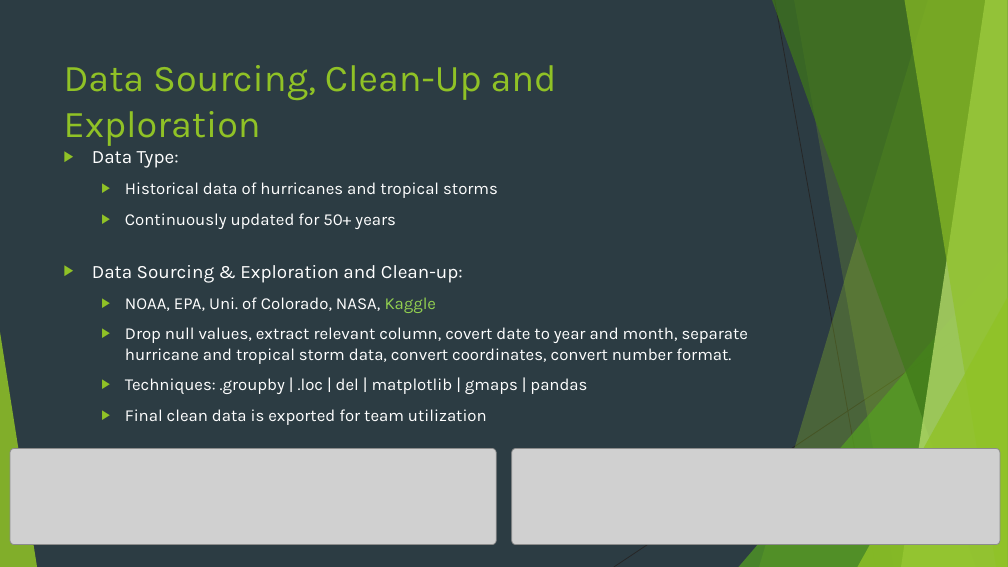
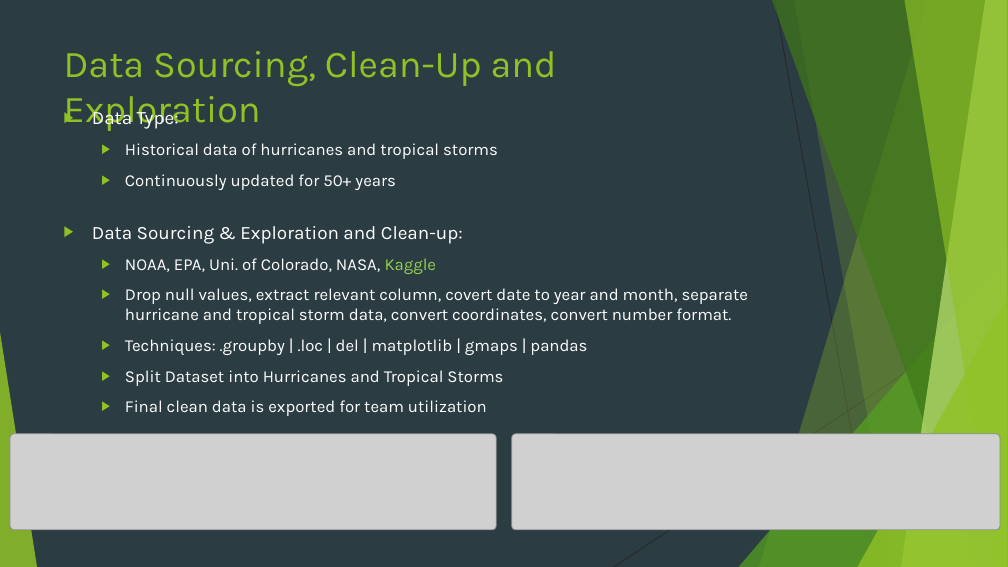
Before and after one commit to henryle-n/Hurricane-History-Analysis, a slide deck: slide 4 of Team_4_Proj_1.pptx. Drawn at 1008x567 pixels with LibreOffice and Linux fonts; fonts in the diff are those of the drawing; grey boxes stand for pictures. Boxes give left, top, right and bottom in pixels: in the first picture for what was removed or moved away, otherwise in the second. Text is boxed around its words. In the diff, an @@ line names an element or a change of style, - is before the commit and + after.

```diff
--- a/Team_4_Proj_1.pptx
+++ b/Team_4_Proj_1.pptx
@@ 2 pictures, 1 title: place and size @@
-2 pictures, 1 title at bbox=[10, 65, 1000, 544]
+2 pictures, 1 title at bbox=[10, 51, 1000, 530]
@@ text "Data Type:": place and size @@
-text "Data Type:" at bbox=[92, 151, 749, 425]
+text "Data Type:" at bbox=[92, 107, 749, 416]
@@ text at bbox=[125, 370, 503, 386]: paragraph added @@
+  ▶ Split Dataset into Hurricanes and Tropical Storms
```
Also in this commit, not shown: 4 other slides changed, 5 slides added, 1 slide removed.
